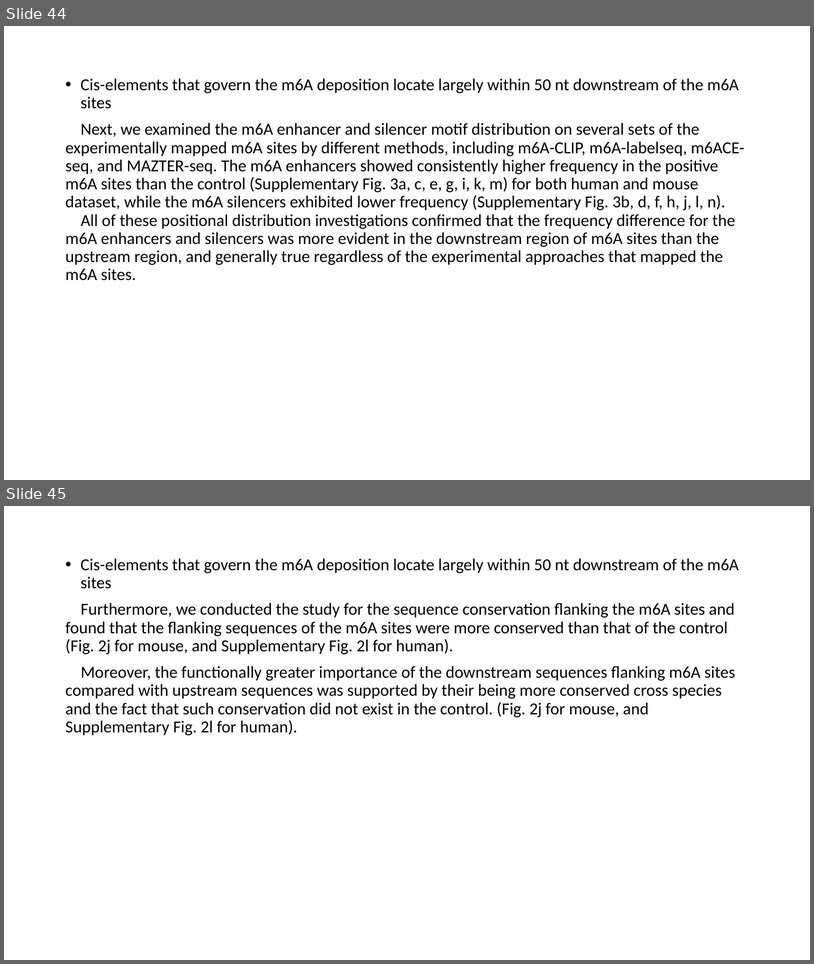
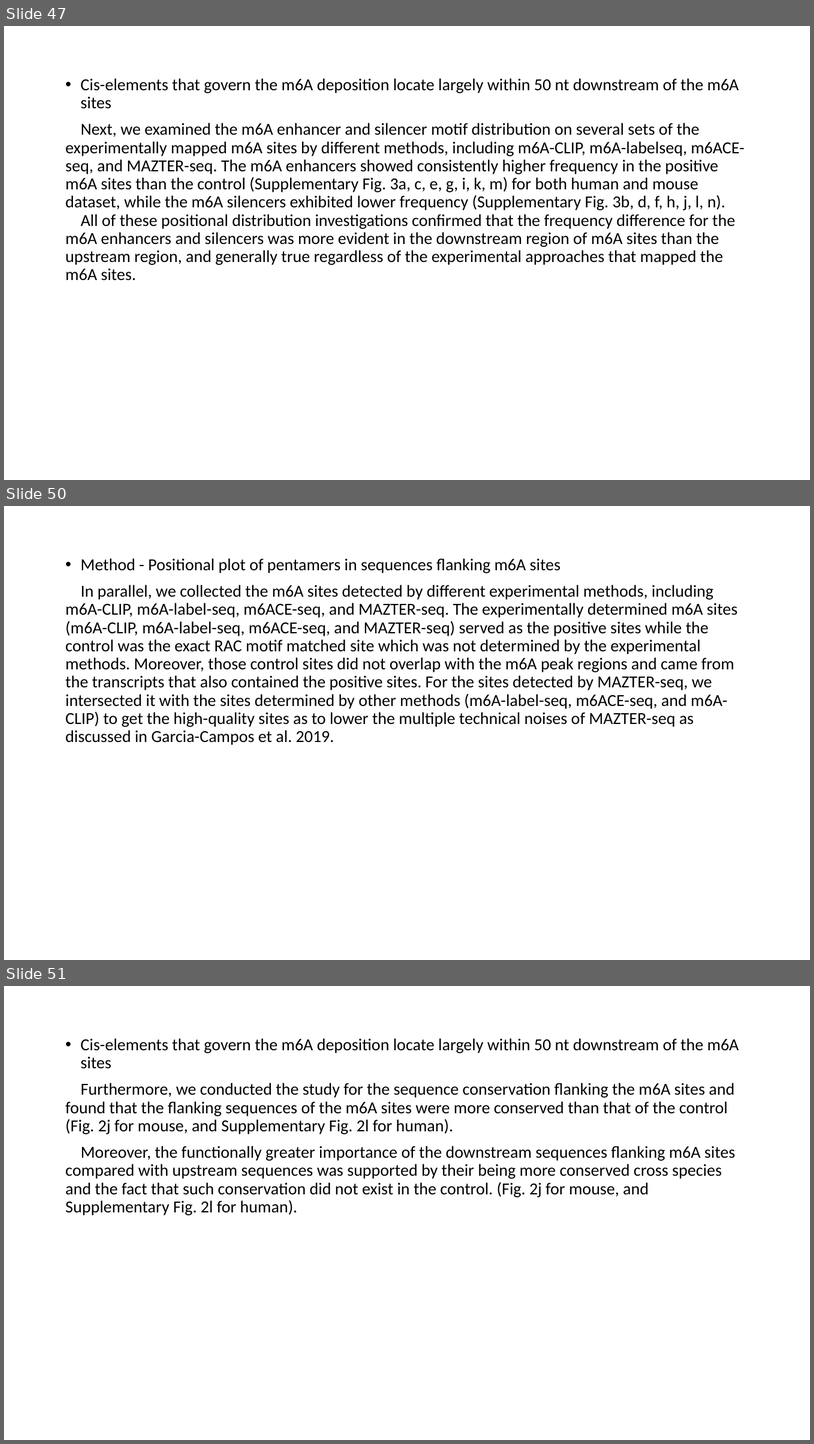
Before and after one commit to YanChengHuang/paper_implement, a slide deck: iM6A/presentation/iM6A.pptx. Shown one above the other, each under a label of ours: slides 44 and 45 before the commit, slides 47, 50 and 51 after it; the slides between them are not shown. The pictures are 814x964 and 814x1444 pixels, drawn with LibreOffice and Linux fonts; fonts in the diff are those of the drawing. Boxes give left, top, right and bottom in pixels: in the first picture for what was removed or moved away, otherwise in the second. Text is boxed around its words. In the diff, an @@ line names an element or a change of style, - is before the commit and + after.

```diff
--- a/iM6A/presentation/iM6A.pptx
+++ b/iM6A/presentation/iM6A.pptx
@@ slide 50 added at box(4, 506, 810, 960), background #FFFFFF @@
@@ text added at box(65, 558, 738, 745), 20 pt, text #000000 @@
+• Method - Positional plot of pentamers in sequences flanking m6A sites
+In parallel, we collected the m6A sites detected by different experimental methods, including m6A-CLIP, m6A-label-seq, m6ACE-seq, and MAZTER-seq. The experimentally determined m6A sites (m6A-CLIP, m6A-label-seq, m6ACE-seq, and MAZTER-seq) served as the positive sites while the control was the exact RAC motif matched site which was not determined by the experimental methods. Moreover, those control sites did not overlap with the m6A peak regions and came from the transcripts that also contained the positive sites. For the sites detected by MAZTER-seq, we intersected it with the sites determined by other methods (m6A-label-seq, m6ACE-seq, and m6A-CLIP) to get the high-quality sites as to lower the multiple technical noises of MAZTER-seq as discussed in Garcia-Campos et al. 2019.
@@ what was slide 44 is now slide 47 @@
@@ what was slide 45 is now slide 51 @@
```
Also in this commit, not shown: 5 other slides added.
